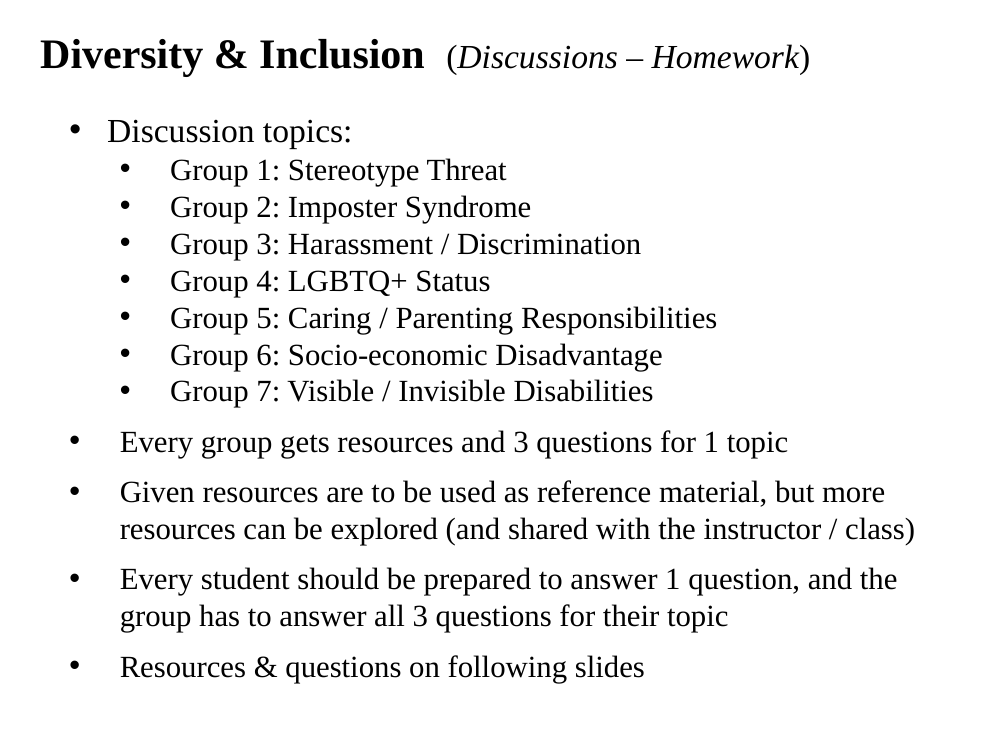
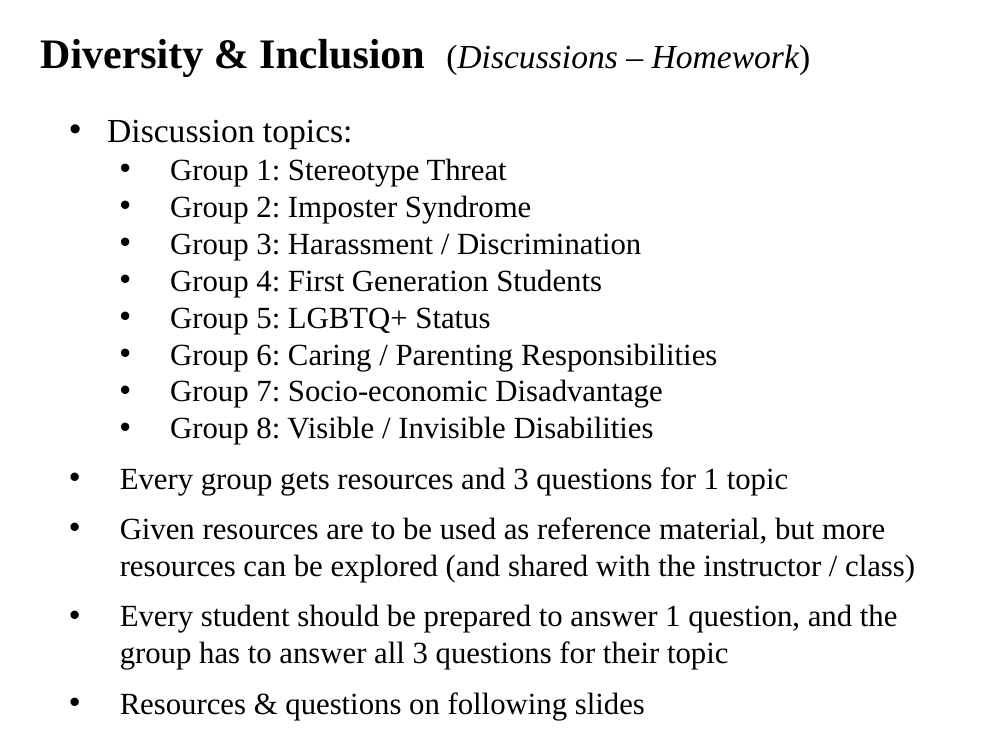
Before and after one commit to ajvanderhorst/PhysicsCapstoneGW, a slide deck: slide 17 of Topics/Slides/ClassCommunity2DiversityInclusion.pptx (slide 14 before the commit). Drawn at 1008x756 pixels with LibreOffice and Linux fonts; fonts in the diff are those of the drawing. Boxes give left, top, right and bottom in pixels: in the first picture for what was removed or moved away, otherwise in the second. Text is boxed around its words. In the diff, an @@ line names an element or a change of style, - is before the commit and + after.

```diff
--- a/Topics/Slides/ClassCommunity2DiversityInclusion.pptx
+++ b/Topics/Slides/ClassCommunity2DiversityInclusion.pptx
@@ text at bbox=[170, 269, 717, 444]: text changed @@
-  • Group 4: LGBTQ+ Status
-  • Group 5: Caring / Parenting Responsibilities
-  • Group 6: Socio-economic Disadvantage
-  • Group 7: Visible / Invisible Disabilities
+  • Group 4: First Generation Students
+  • Group 5: LGBTQ+ Status
+  • Group 6: Caring / Parenting Responsibilities
+  • Group 7: Socio-economic Disadvantage
+  • Group 8: Visible / Invisible Disabilities
```
Also in this commit, not shown: 10 other slides changed, 4 slides added, 1 slide removed, 2 other files.
